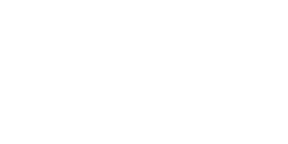
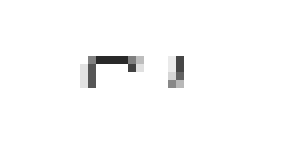
Revision of a layered 288px x 144px image; what changed, layer by layer:
added group "Selector" with 3 layers above "Parallel" over [80, 56, 184, 88]
renamed "?" to "? copy", showed it, moved it into group "Selector" over [88, 56, 176, 88]
added layer "? copy's Outer Stroke" in group "Selector" over [80, 56, 184, 88]
added layer "seq copy 3" in group "Selector" over [80, 56, 184, 88]
showed "seq" over [80, 56, 184, 88]
hid "1402210182_spechbubble_2" over [80, 56, 184, 88]
